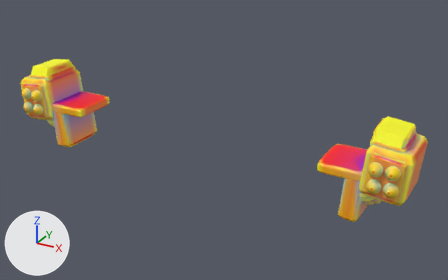
A saved change to the glTF model models/parts/llm_gen_shoulder_pods_091_3fc90f.glb.
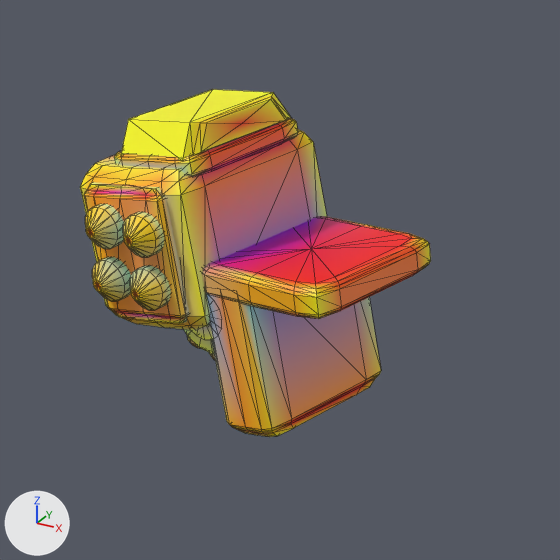
The first picture shows the older version from a camera (50 mm lens) standing at (75.1, -123.5, 68.9) and looking at (6.1, 2.0, 6.1). The close-ups show the older and then the newer version on the part from 0% to 32% of the width and 13% to 64% of the height of that picture. Only the edits that show in the close-ups are written down. Every picture has the same lights, and +X, +Y and +Z are marked at lower left. The close-ups show mesh edges as thin lines. Vertices at exactly the same position are counted once.

Names of what the first close-up shows: 'adapter_shoulder_yoke_l', 'adapter_sub_missile_bezel_dark_4_adapter_dark_l', 'adapter_sub_missile_hood_dark_2_adapter_dark_l', 'missile_box_hull_1_adapter_dark_l', 'missile_cell_bl_7_titanium_silver_l', 'missile_cell_br_8_titanium_silver_l', 'missile_cell_tl_5_titanium_silver_l', 'missile_cell_tr_6_titanium_silver_l', 'missile_top_cowl_3_cobalt_anodized_l' and 1 more.
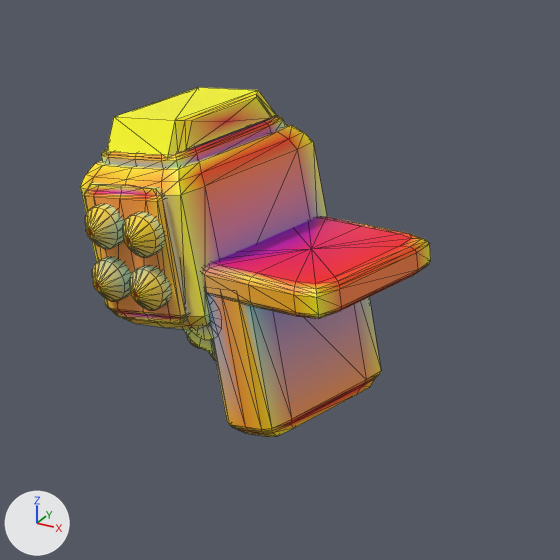
Edits to the bpy script that builds the scene:
```text
Change me_adapter_shoulder_yoke_l:
    where me_adapter_shoulder_yoke_l.from_pydata(...)  # 490 vertices, 960 faces; spans x -48.0..-33.3, y -5.9..7.1, z -3.54..9.4
    used by ob_adapter_shoulder_yoke_l; location = (0.0, 0.0, 0.0)
    me_adapter_shoulder_yoke_l part 1: 510 faces centred in x -48.0..-33.83, y -5.9..7.06, z -3.38..9.4 are repainted in the vertex colours, in many colours
Change me_missile_box_hull_1_adapter_dark_l:
    where me_missile_box_hull_1_adapter_dark_l.from_pydata(...)  # 86 vertices, 168 faces; spans x -54.39..-43.25, y -6.84..8.13, z 3.42..16.1
    used by ob_missile_box_hull_1_adapter_dark_l; location = (0.0, 0.0, 0.0)
    me_missile_box_hull_1_adapter_dark_l part 2: 96 faces centred in x -53.36..-43.44, y -6.79..7.89, z 3.57..15.95 are repainted in the vertex colours, in many colours
Change me_adapter_sub_missile_hood_dark_2_adapter_dark_l:
    used by ob_adapter_sub_missile_hood_dark_2_adapter_dark_l; location = (0.0, 0.0, 0.0)
    remove me_adapter_sub_missile_hood_dark_2_adapter_dark_l.from_pydata(...)  # 114 vertices, 224 faces; spans x -52.08..-44.33, y -5.23..6.43, z 14.62..16.93
    add me_adapter_sub_missile_hood_dark_2_adapter_dark_l.from_pydata(...)  # 114 vertices, 224 faces; spans x -53.32..-45.57, y -5.23..6.43, z 14.59..16.9
    me_adapter_sub_missile_hood_dark_2_adapter_dark_l part 3: the whole mesh is moved by (-1.24, 0.0, -0.03)
Change me_missile_top_cowl_3_cobalt_anodized_l:
    used by ob_missile_top_cowl_3_cobalt_anodized_l; location = (0.0, 0.0, 0.0)
    remove me_missile_top_cowl_3_cobalt_anodized_l.from_pydata(...)  # 26 vertices, 48 faces; spans x -51.86..-44.62, y -5.04..6.24, z 16.03..18.99
    add me_missile_top_cowl_3_cobalt_anodized_l.from_pydata(...)  # 26 vertices, 48 faces; spans x -53.25..-46.01, y -5.04..6.24, z 16.0..18.95
    me_missile_top_cowl_3_cobalt_anodized_l part 4: the whole mesh is moved by (-1.39, 0.0, -0.04)
    me_missile_top_cowl_3_cobalt_anodized_l part 5: 24 faces centred in x -51.82..-44.65, y -4.31..5.51, z 16.54..18.48 are repainted in the vertex colours; the middle colour goes from yellow #f9eb42 to yellow #fbeb2e
Change me_adapter_sub_missile_bezel_dark_4_adapter_dark_l:
    where me_adapter_sub_missile_bezel_dark_4_adapter_dark_l.from_pydata(...)  # 114 vertices, 224 faces; spans x -52.99..-44.65, y -7.3..-5.6, z 4.54..14.98
    used by ob_adapter_sub_missile_bezel_dark_4_adapter_dark_l; location = (0.0, 0.0, 0.0)
    me_adapter_sub_missile_bezel_dark_4_adapter_dark_l part 6: 38 faces centred in x -52.75..-45.25, y -7.3..-6.92, z 4.75..14.77 are repainted in the vertex colours; the middle colour goes from orange #ff9a00 to orange #fb9a2e
Change me_missile_cell_bl_7_titanium_silver_l:
    where me_missile_cell_bl_7_titanium_silver_l.from_pydata(...)  # 50 vertices, 96 faces; spans x -48.58..-45.48, y -9.08..-6.36, z 6.24..9.34
    used by ob_missile_cell_bl_7_titanium_silver_l; location = (0.0, 0.0, 0.0)
    me_missile_cell_bl_7_titanium_silver_l part 7: 32 faces centred in x -48.17..-45.9, y -8.74..-8.39, z 6.65..8.92 are repainted in the vertex colours; the middle colour goes from yellow #f6db42 to yellow #f5db4f
```

Pixel boxes (x1, y1, x2, y2) of what changed, in the close-ups (560 x 560 px; the box of a moved part takes in the faces that stretch with it):
'missile_top_cowl_3_cobalt_anodized_l', recoloured, moved: before (121, 89, 291, 161); after (106, 87, 277, 158)
'adapter_sub_missile_hood_dark_2_adapter_dark_l', moved: before (114, 118, 298, 177); after (101, 115, 284, 168)
part 1 of me_adapter_shoulder_yoke_l, recoloured: (202, 217, 400, 306) in both
part 2 of me_missile_box_hull_1_adapter_dark_l, recoloured: (81, 129, 310, 306) in both
part 4 of me_missile_top_cowl_3_cobalt_anodized_l, moved or reshaped: before (121, 89, 291, 161); after (106, 87, 277, 158)
part 5 of me_missile_top_cowl_3_cobalt_anodized_l, recoloured: before (182, 93, 291, 161); after (167, 90, 277, 158)
part 6 of me_adapter_sub_missile_bezel_dark_4_adapter_dark_l, edited (looks the same): (84, 186, 181, 322) in both
part 7 of me_missile_cell_bl_7_titanium_silver_l, edited (looks the same): (130, 269, 163, 310) in both
